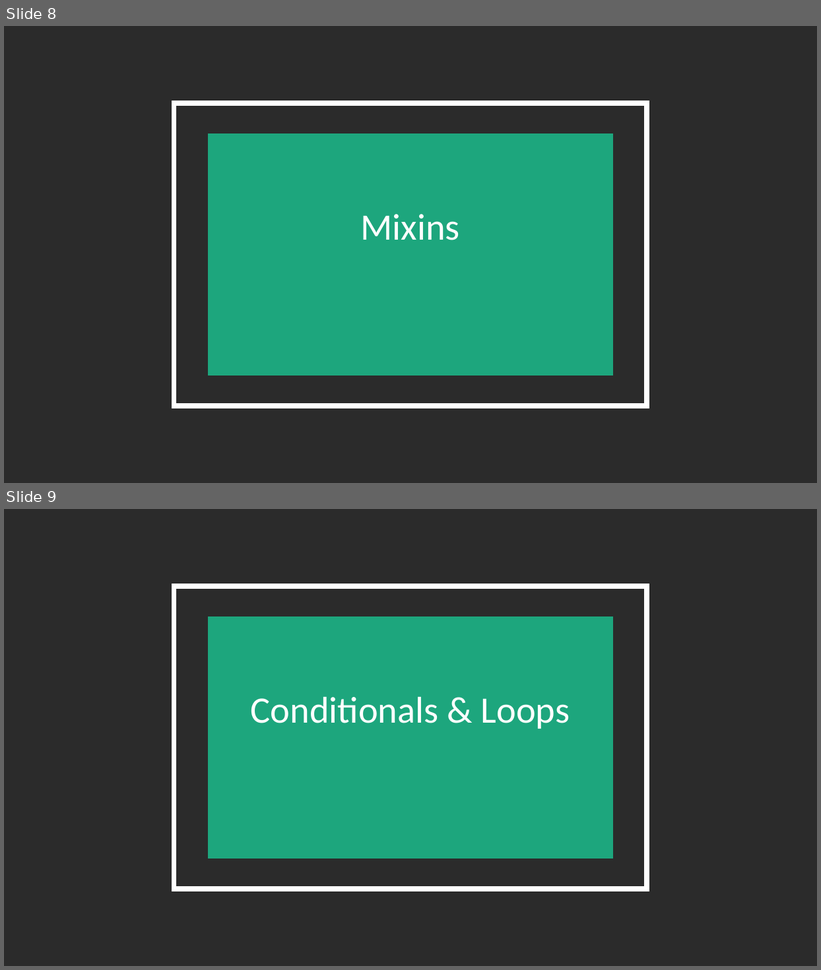
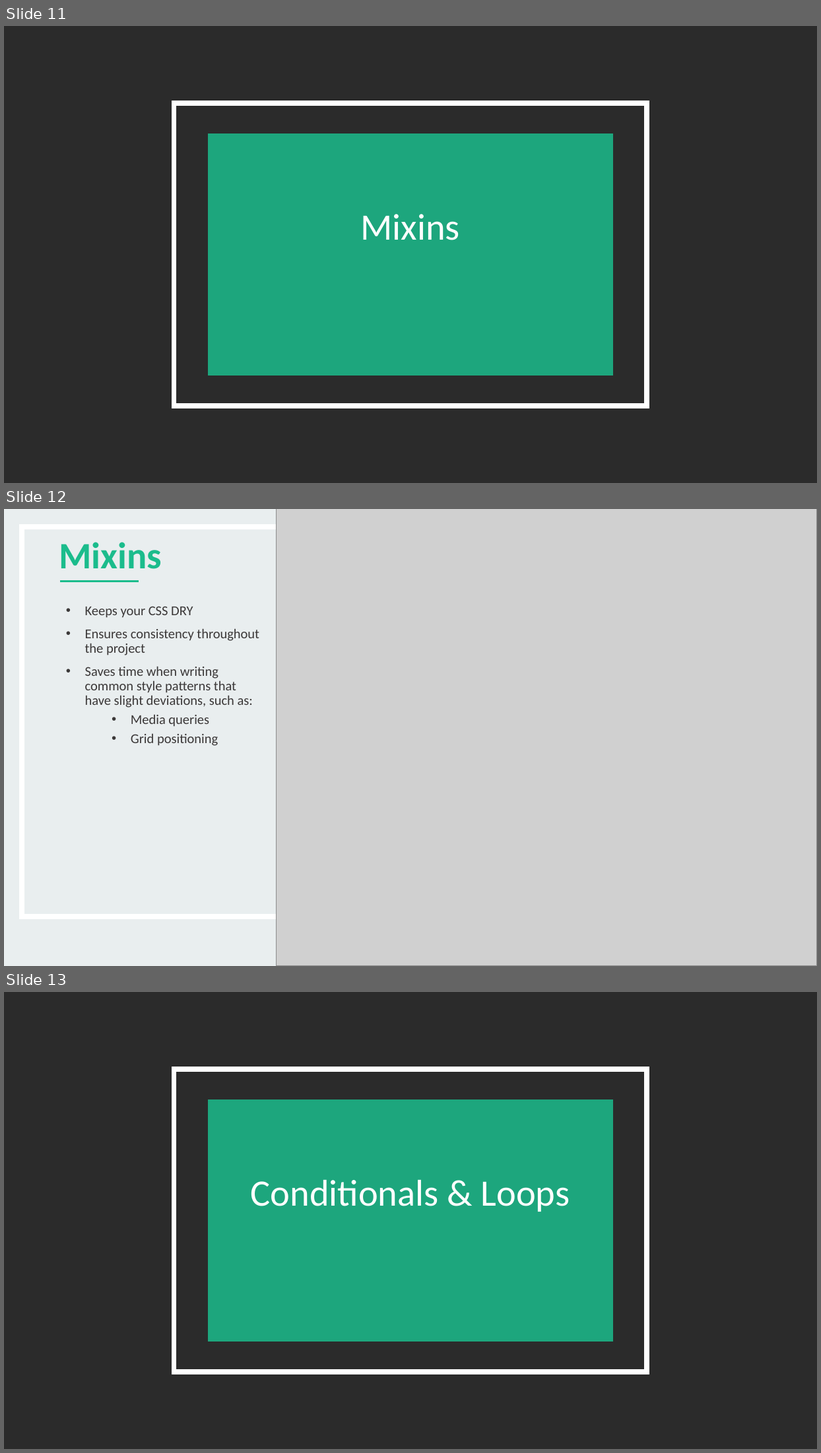
Before and after one commit to BenC0/sass_training-ddl, a slide deck: docs/SASS Intro.pptx. Shown one above the other, each under a label of ours: slides 8 and 9 before the commit, slides 11, 12 and 13 after it. The pictures are 821x970 and 821x1453 pixels, drawn with LibreOffice and Linux fonts; fonts in the diff are those of the drawing; grey boxes stand for pictures; background and template pictures are left out; a plain dark background stands for a picture behind light text. Boxes give left, top, right and bottom in pixels: in the first picture for what was removed or moved away, otherwise in the second. Text is boxed around its words. In the diff, an @@ line names an element or a change of style, - is before the commit and + after.

```diff
--- a/docs/SASS Intro.pptx
+++ b/docs/SASS Intro.pptx
@@ slide 12 added at (x1=4, y1=509, x2=817, y2=966), background #E9EEEF @@
@@ rectangle added at (x1=22, y1=527, x2=799, y2=917), outline #FFFFFF 6 pt @@
@@ picture added at (x1=276, y1=509, x2=817, y2=966) @@
@@ title added at (x1=59, y1=542, x2=162, y2=569), 44 pt, text #1BBC8C, bold @@
+Mixins
@@ line added from (60, 582) to (139, 582), #1BBC8C 3 pt @@
@@ text added at (x1=85, y1=606, x2=259, y2=746), 16 pt, text #3B3838 @@
+• Keeps your CSS DRY
+• Ensures consistency throughout the project
+• Saves time when writing common style patterns that have slight deviations, such as:
+  • Media queries
+  • Grid positioning
@@ what was slide 8 is now slide 11 @@
@@ what was slide 9 is now slide 13 @@
```
Also in this commit, not shown: 1 slide changed, 6 other slides added, 2 slides removed.
